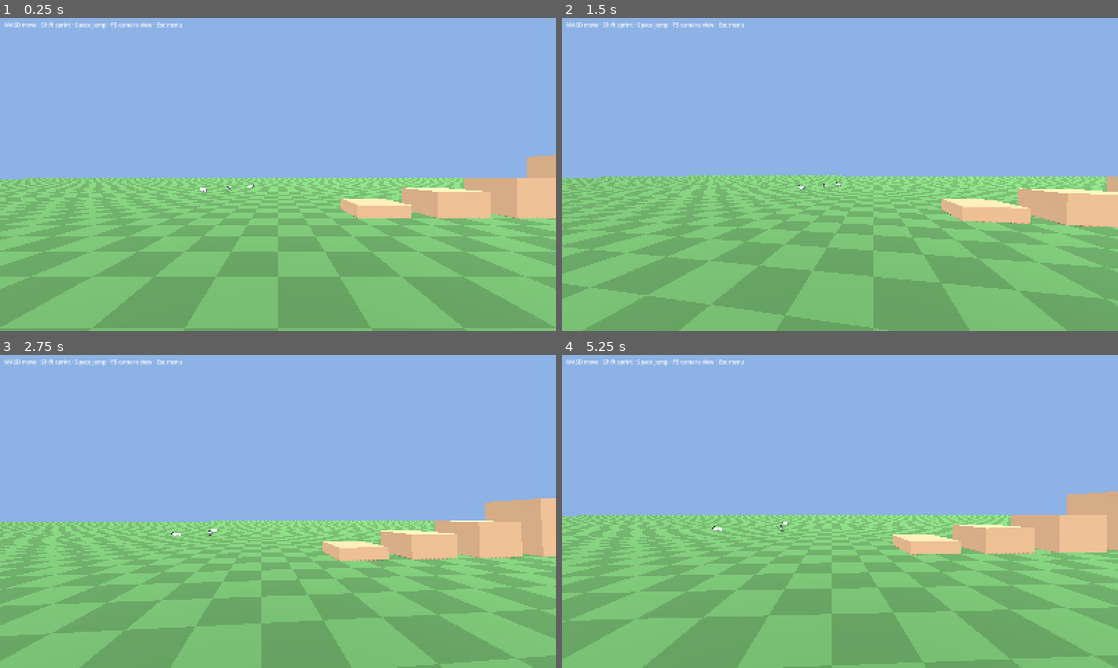
Above: before the commit, frames 1-4 (two rows, left to right).
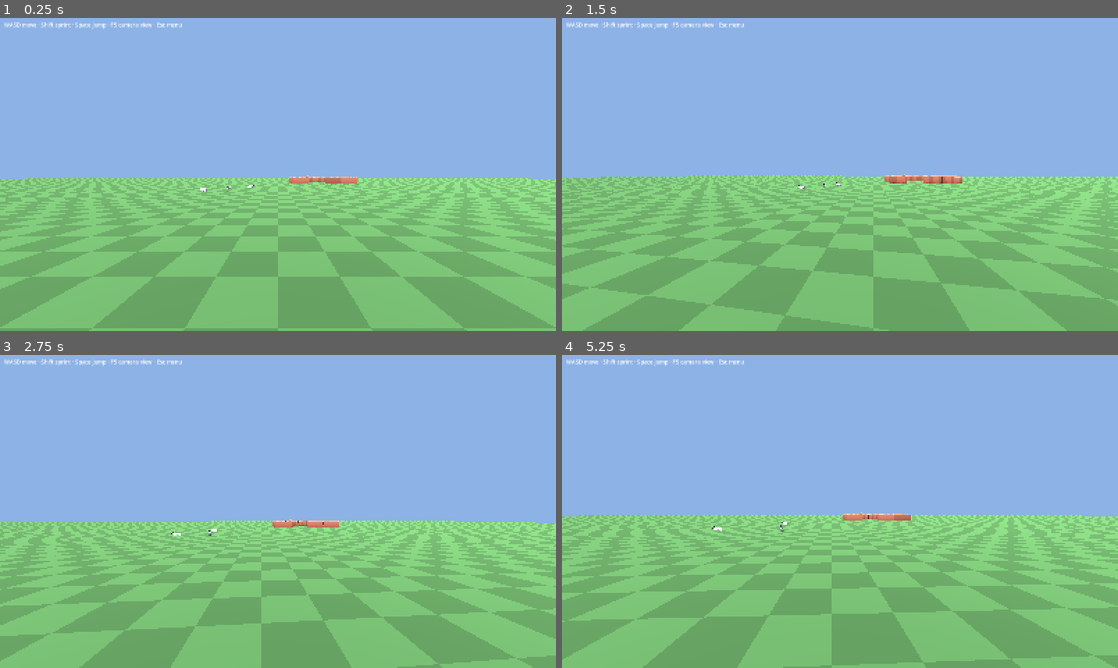
Above: after the commit, the same moments.

Repository: forsman5/sitka
Game: Godot game, scene res://scenes/on_foot/on_foot.tscn
Two runs of this game, one before a commit and one after it. Both use one fixed random seed, a clock stepped at 60 frames per second and the inputs below. This scene is started directly instead of the project's main scene.
Inputs (mouse positions are in pixels of both pictures, inside the frame that each line leads up to):
- Up to frame 1 (0.25 s): no input
- Up to frame 2 (1.5 s): tap Enter at 0.5 s; move the mouse to (867, 174) at 0.52 s; hold Q 0.53-1.28 s; hold Up (ui_up) from 0.53 s (still down); click (867, 174) at 0.67 s; tap Space at 0.77 s; move the mouse to (812, 174) at 1.27 s; tap E at 1.35 s
- Up to frame 3 (2.75 s): keep holding Up (ui_up); tap Space at 1.52 s; move the mouse to (289, 505) at 2.02 s; hold Alt from 2.03 s (still down)
- Up to frame 4 (5.25 s): keep holding Up (ui_up); tap Space at 2.75, 3.02, 3.77, 4.52 s; move the mouse to (834, 517) at 2.77 s; release Alt at 2.78 s; tap Shift at 2.85 s; click (834, 517) at 2.92 s; move the mouse to (878, 514) at 3.52 s; tap F at 3.6 s; move the mouse to (795, 508) at 4.27 s; tap Q at 4.35 s; move the mouse to (845, 511) at 5.02 s; hold E from 5.03 s (still down); click (845, 511) at 5.17 s

The runs differ from the first frame. In frame 1, 4.4% of the frame differs, in the area x 52-100%, y 43-64%; in frame 2, 3.3%; in frame 3, 5.1%, in the area x 49-100%, y 45-66%; in frame 4, 4.7%.

Commit message:
On Foot: remove jump blocks, add wooden sheep pen
Drops the reference boxes and adds SheepPen: a 4x3 pen of KayKit
fence_wood_straight segments with a one-segment opening on the +Z side and
the gate swung open, placed beyond the flock as a herding target.

Co-Authored-By: Claude Sonnet 5.5 <noreply@anthropic.com>

Diff:
--- a/scripts/on_foot/on_foot_world.gd
+++ b/scripts/on_foot/on_foot_world.gd
@@ -12,7 +12,7 @@
 
 func _ready() -> void:
 	_build_ground()
-	_build_markers()
+	_spawn_pen()
 	_spawn_flock()
 	_build_environment()
 
@@ -88,6 +88,13 @@
 	get_tree().paused = false
 	get_tree().change_scene_to_file("res://scenes/ui/main_menu.tscn")
 
+## Open-gated pen ahead of the flock, with its gate side facing the spawn point.
+func _spawn_pen() -> void:
+	var pen := SheepPen.new()
+	pen.name = "SheepPen"
+	pen.position = Vector3(8, 0, -36)
+	add_child(pen)
+
 ## A small flock a short walk ahead of the spawn point.
 func _spawn_flock() -> void:
 	var center := Vector3(-6, 0, -18)
@@ -128,28 +135,6 @@
 	img.set_pixel(0, 1, Color(0.85, 0.85, 0.85))
 	return ImageTexture.create_from_image(img)
 
-## A few boxes of known size for judging scale and jump height.
-func _build_markers() -> void:
-	var heights := [0.5, 1.0, 1.5, 2.5]
-	for i in heights.size():
-		var h: float = heights[i]
-		var body := StaticBody3D.new()
-		body.position = Vector3(4.0 + i * 3.0, h * 0.5, -8.0)
-		var col := CollisionShape3D.new()
-		var box := BoxShape3D.new()
-		box.size = Vector3(2, h, 2)
-		col.shape = box
-		body.add_child(col)
-		var mesh := MeshInstance3D.new()
-		var bm := BoxMesh.new()
-		bm.size = box.size
-		mesh.mesh = bm
-		var mat := StandardMaterial3D.new()
-		mat.albedo_color = Color(0.7, 0.55, 0.4)
-		mesh.material_override = mat
-		body.add_child(mesh)
-		add_child(body)
-
 func _build_environment() -> void:
 	var sun := DirectionalLight3D.new()
 	sun.rotation_degrees = Vector3(-50, -30, 0)
--- /dev/null
+++ b/scripts/on_foot/sheep_pen.gd
@@ -0,0 +1,57 @@
+class_name SheepPen extends Node3D
+## Rectangular wooden sheepfold built from KayKit fence segments. The pen is
+## centred on this node; the +Z side has a one-segment opening with the gate
+## swung open into the pen, so a herd can be driven in.
+
+const FENCE := preload("res://assets/models/buildings/fence_wood_straight.gltf")
+const GATE := preload("res://assets/models/buildings/fence_wood_straight_gate.gltf")
+
+## The KayKit fence is hex-tile sized (~0.55m tall); scale it up to sheep scale.
+const FENCE_SCALE := 2.4
+## Segment length / height / thickness at FENCE_SCALE (model is 1.1547 long).
+const SEGMENT_LENGTH := 1.154701 * FENCE_SCALE
+const FENCE_HEIGHT := 0.55 * FENCE_SCALE
+## The mesh sits at x = -1.0 in its own tile; shift it so the segment is centred.
+const MESH_CENTER_OFFSET := 1.0 * FENCE_SCALE
+
+@export var segments_wide: int = 4
+@export var segments_deep: int = 3
+## Which front-side slot (0-based, left to right) is the open gate.
+@export var gate_slot: int = 1
+
+func _ready() -> void:
+	var half_w := segments_wide * SEGMENT_LENGTH * 0.5
+	var half_d := segments_deep * SEGMENT_LENGTH * 0.5
+
+	# Back (-Z) and front (+Z) sides run along X; left/right sides along Z.
+	for i in segments_wide:
+		var x := -half_w + (i + 0.5) * SEGMENT_LENGTH
+		_add_segment(FENCE, Vector3(x, 0, -half_d), 90.0)
+		if i == gate_slot:
+			# Hinged at the slot's left edge and swung 90 degrees into the pen.
+			var hinge := Vector3(x - SEGMENT_LENGTH * 0.5, 0, half_d)
+			_add_segment(GATE, hinge + Vector3(0, 0, -SEGMENT_LENGTH * 0.5), 0.0)
+		else:
+			_add_segment(FENCE, Vector3(x, 0, half_d), 90.0)
+	for j in segments_deep:
+		var z := -half_d + (j + 0.5) * SEGMENT_LENGTH
+		_add_segment(FENCE, Vector3(-half_w, 0, z), 0.0)
+		_add_segment(FENCE, Vector3(half_w, 0, z), 0.0)
+
+func _add_segment(scene: PackedScene, pos: Vector3, yaw_deg: float) -> void:
+	var body := StaticBody3D.new()
+	body.position = pos
+	body.rotation_degrees.y = yaw_deg
+	add_child(body)
+
+	var model := scene.instantiate() as Node3D
+	model.scale = Vector3.ONE * FENCE_SCALE
+	model.position.x = MESH_CENTER_OFFSET
+	body.add_child(model)
+
+	var shape := BoxShape3D.new()
+	shape.size = Vector3(0.25, FENCE_HEIGHT, SEGMENT_LENGTH)
+	var col := CollisionShape3D.new()
+	col.shape = shape
+	col.position.y = FENCE_HEIGHT * 0.5
+	body.add_child(col)
Binary file added: assets/models/buildings/fence_wood_straight.bin
Not shown, added: assets/models/buildings/fence_wood_straight.gltf
Not shown, added: assets/models/buildings/fence_wood_straight.gltf.import
Binary file added: assets/models/buildings/fence_wood_straight_gate.bin
Not shown, added: assets/models/buildings/fence_wood_straight_gate.gltf
Not shown, added: assets/models/buildings/fence_wood_straight_gate.gltf.import
Not shown, added: scripts/on_foot/sheep_pen.gd.uid
